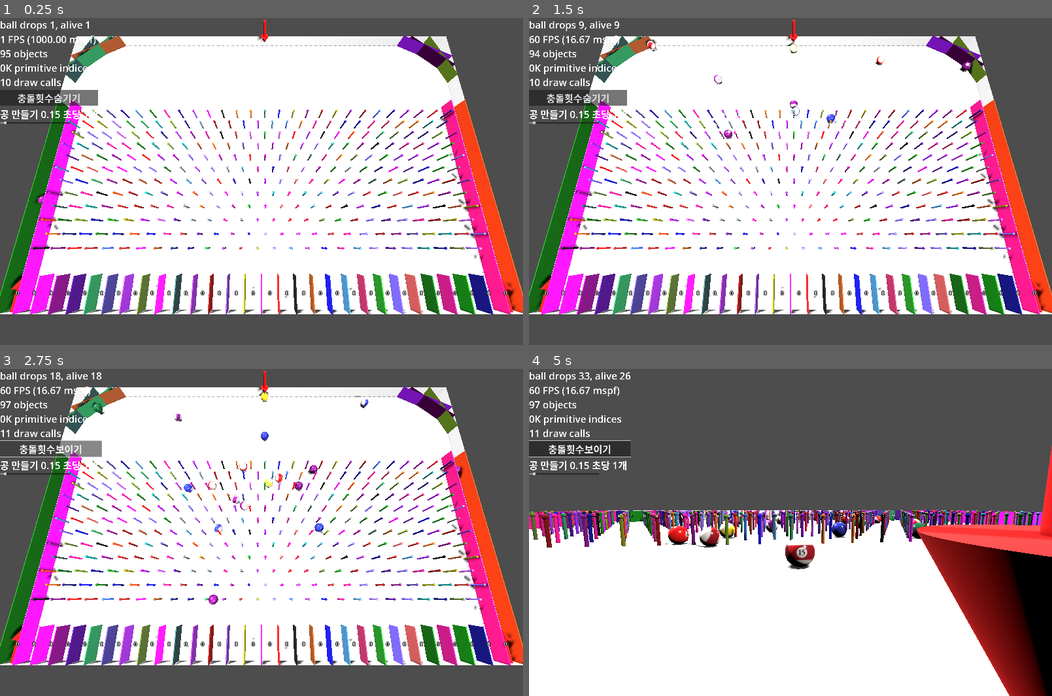
Above: before the commit, frames 1-4 (two rows, left to right).
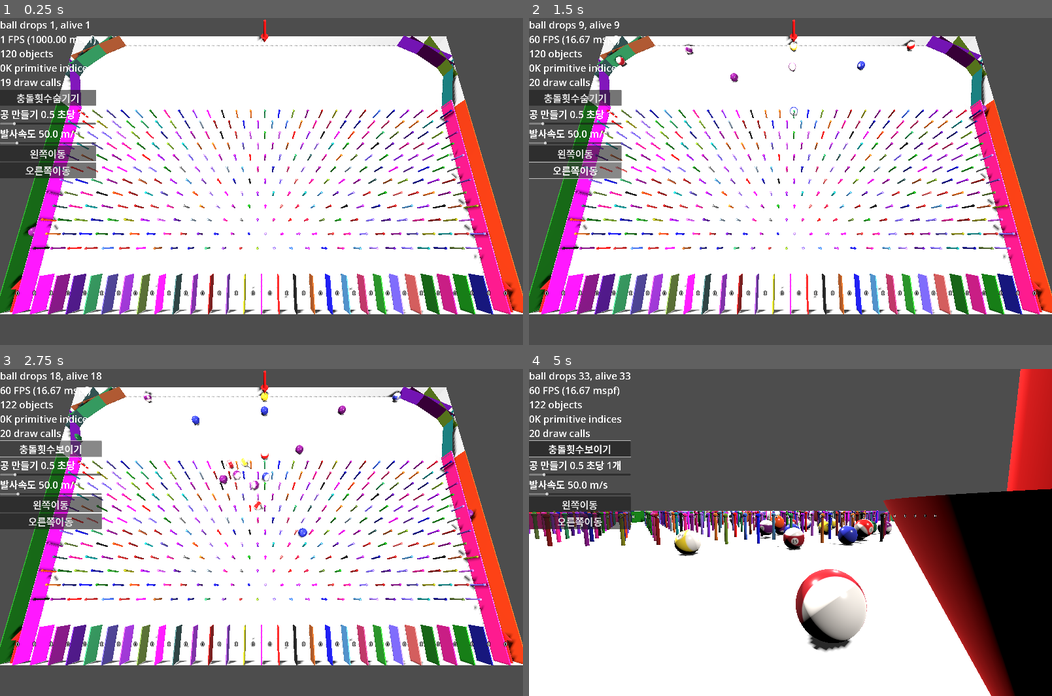
Above: after the commit, the same moments.

Repository: kasworld/gd4pinball
Game: Godot game, scene res://main.tscn
The game is run twice, just before and just after one commit, with the same random seed, the same clock (stepped at 60 frames per second) and the same inputs.
Inputs (mouse positions are in pixels of both pictures, inside the frame that each line leads up to):
- Up to frame 1 (0.25 s): no input
- Up to frame 2 (1.5 s): click (576, 152) at 0.5 s, where only the run after the commit has a clickable "왼쪽이동"; click (576, 171) at 1.25 s, where only the run after the commit has a clickable "오른쪽이동"
- Up to frame 3 (2.75 s): click "충돌횟수숨기기" at 2 s
- Up to frame 4 (5 s): tap Enter at 2.75, 2.85, 4.35 s; move the mouse to (905, 516) at 2.77 s; hold Right 2.78-3.53 s; click (905, 516) at 2.92 s; move the mouse to (685, 548) at 3.52 s; hold Left 3.53-4.28 s; tap 1 at 3.6 s; move the mouse to (842, 460) at 4.27 s; hold Right from 4.28 s (still down)

The runs differ from the first frame. In frame 1, 3.0% of the frame differs, in the area x 0-88%, y 9-68%; in frame 2, 3.3%; in frame 3, 4.0%; in frame 4, 23%, in the area x 0-100%, y 0-100%.

Commit message:
역류방지막추가

Diff:
--- a/main.gd
+++ b/main.gd
@@ -94,6 +94,16 @@
 		#w.physics_material_override.bounce = 1.0
 		add_child(w)
 
+	var rad = deg_to_rad(75)
+	var w = preload("res://반사판.tscn").instantiate().set_color(dark_colors.pick_random()[0])
+	w.rotate_y(PI-rad)
+	w.position = Vector3(cos(rad)*l/2, Config.WorldSize.y/2,2.3+ sin(rad)*l/2)
+	add_child(w)
+	w = preload("res://반사판.tscn").instantiate().set_color(dark_colors.pick_random()[0])
+	w.rotate_y(PI+rad)
+	w.position = Vector3(Config.WorldSize.x-cos(rad)*l/2, Config.WorldSize.y/2,2.3+ sin(rad)*l/2)
+	add_child(w)
+
 func new_label3d() -> Label3D:
 	var lb = Label3D.new()
 	lb.text = "0"
@@ -163,11 +173,12 @@
 	$BallEndCounterContainer.get_child(i).text = "%s" % ball_end_count[i]
 
 func shoot_ball(pos :Vector3) -> void:
+	var 발사속도 = $"왼쪽패널/발사속도".value
 	var d = 	preload("res://ball.tscn").instantiate(
 		).set_material(Config.tex_array.pick_random()
 		).set_radius(Config.BallRadius
 	)
-	d.set_velocity(Vector3(0,0,-70))
+	d.set_velocity(Vector3(0,0,-발사속도))
 	#d.set_a_velocity(Vector3(-50,0,0))
 	$DropContainer.add_child(d)
 	ball_droped += 1
@@ -193,11 +204,13 @@
 	RenderingServer.get_rendering_info(RenderingServer.RENDERING_INFO_TOTAL_PRIMITIVES_IN_FRAME) * 0.001,
 	RenderingServer.get_rendering_info(RenderingServer.RENDERING_INFO_TOTAL_DRAW_CALLS_IN_FRAME),
 	]
-	$"왼쪽패널/Label".text = "공 만들기 %s 초당 1개" % $"왼쪽패널/Label/생성속도".value
+	$"왼쪽패널/Label".text = "공 만들기 %s 초당 1개" % $"왼쪽패널/생성속도".value
+	$"왼쪽패널/Label2".text = "발사속도 %s m/s" % $"왼쪽패널/발사속도".value
 	if 충돌횟수보이기:
 		$"왼쪽패널/충돌횟수보이기".text = "충돌횟수숨기기"
 	else :
 		$"왼쪽패널/충돌횟수보이기".text = "충돌횟수보이기"
+
 
 func _on_왼쪽이동_pressed() -> void:
 	$Arrow3DDrop.position.x -= 0.1
--- a/main.tscn
+++ b/main.tscn
@@ -47,15 +47,30 @@
 layout_mode = 2
 text = "생성속도"
 
-[node name="생성속도" type="HSlider" parent="왼쪽패널/Label"]
+[node name="생성속도" type="HSlider" parent="왼쪽패널"]
 layout_mode = 2
-offset_top = 71.0
-offset_right = 344.0
-offset_bottom = 87.0
 min_value = 0.1
-max_value = 1.0
+max_value = 3.0
 step = 0.01
-value = 0.15
+value = 0.5
+
+[node name="Label2" type="Label" parent="왼쪽패널"]
+layout_mode = 2
+text = "발사속도"
+
+[node name="발사속도" type="HSlider" parent="왼쪽패널"]
+layout_mode = 2
+min_value = 20.0
+max_value = 200.0
+value = 50.0
+
+[node name="왼쪽이동" type="Button" parent="왼쪽패널"]
+layout_mode = 2
+text = "왼쪽이동"
+
+[node name="오른쪽이동" type="Button" parent="왼쪽패널"]
+layout_mode = 2
+text = "오른쪽이동"
 
 [node name="WallContainer" type="Node3D" parent="."]
 
@@ -77,5 +92,7 @@
 transform = Transform3D(1, 0, 0, 0, -4.37114e-08, 1, 0, -1, -4.37114e-08, 0, 0, 0)
 
 [connection signal="pressed" from="왼쪽패널/충돌횟수보이기" to="." method="_on_충돌횟수보이기_pressed"]
-[connection signal="value_changed" from="왼쪽패널/Label/생성속도" to="." method="_on_생성속도_value_changed"]
+[connection signal="value_changed" from="왼쪽패널/생성속도" to="." method="_on_생성속도_value_changed"]
+[connection signal="pressed" from="왼쪽패널/왼쪽이동" to="." method="_on_왼쪽이동_pressed"]
+[connection signal="pressed" from="왼쪽패널/오른쪽이동" to="." method="_on_오른쪽이동_pressed"]
 [connection signal="timeout" from="Timer공추가" to="." method="_on_timer공추가_timeout"]
--- a/project.godot
+++ b/project.godot
@@ -31,4 +31,5 @@
 3d/run_on_separate_thread=true
 3d/physics_engine="Jolt Physics"
 jolt_physics_3d/limits/world_boundary_shape_size=200.0
-3d/default_gravity_vector=Vector3(0, -2, 5)
+3d/default_gravity_vector=Vector3(0, -1, 2)
+common/physics_interpolation=true
